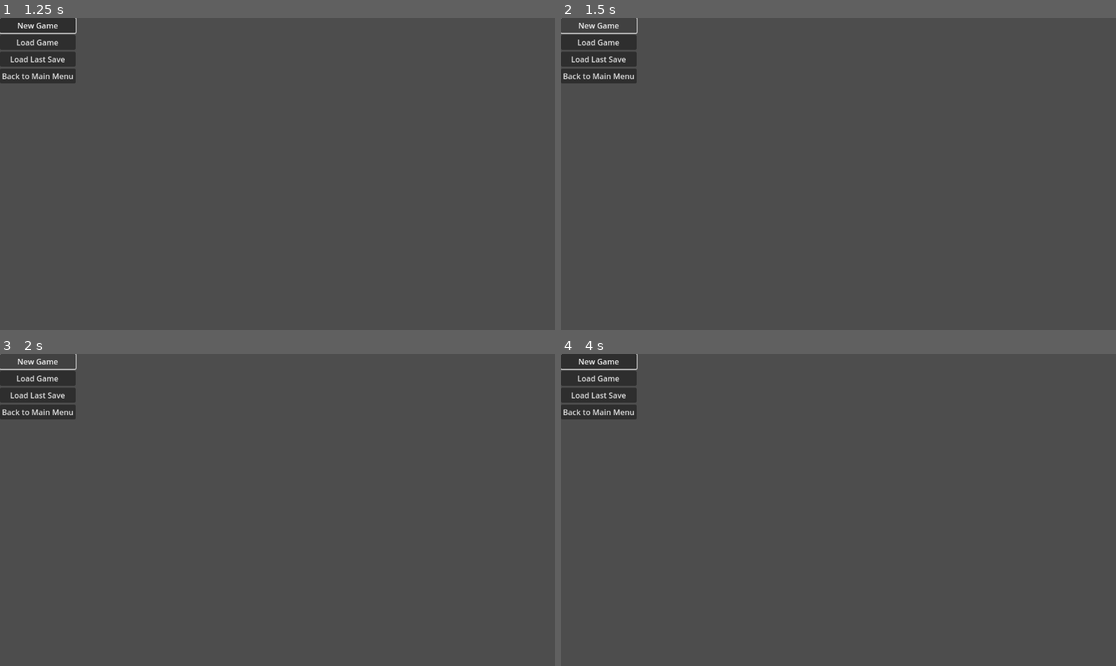
Above: before the commit, frames 1-4 (two rows, left to right).
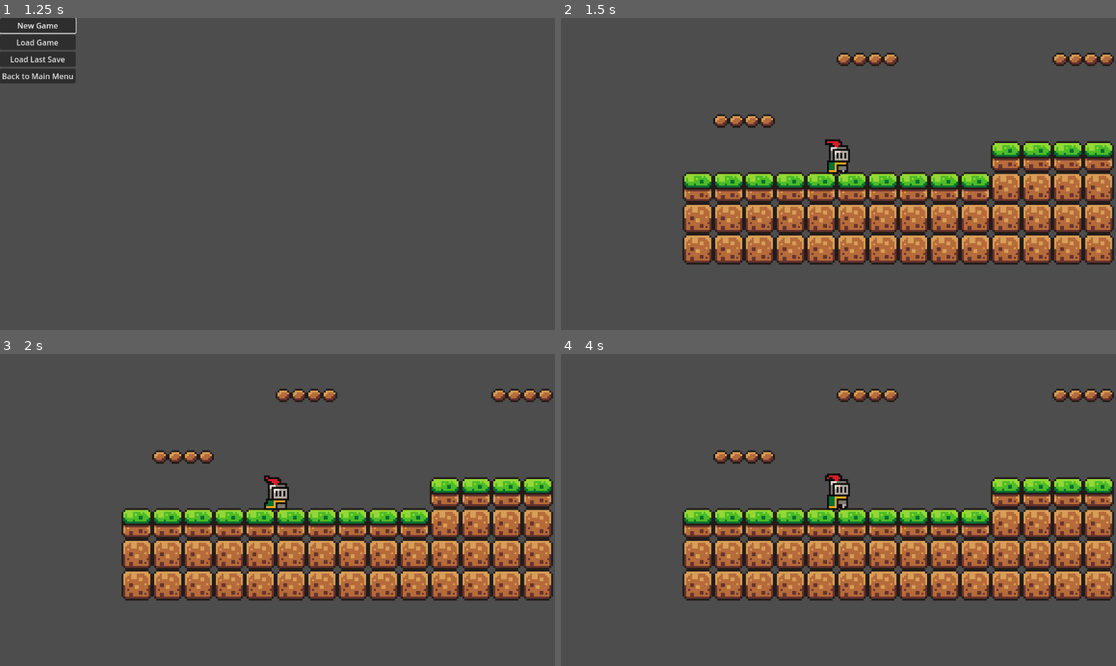
Above: after the commit, the same moments.

Repository: JamesAnderson30/TheDig
Game: Godot game, scene res://main.tscn
The game is run twice, just before and just after one commit, with the same random seed, the same clock (stepped at 60 frames per second) and the same inputs.
Inputs (mouse positions are in pixels of both pictures, inside the frame that each line leads up to):
- Up to frame 1 (1.25 s): click "Start" at 0.5 s
- Up to frame 2 (1.5 s): click "New Game" at 1.25 s
- Up to frame 3 (2 s): no input
- Up to frame 4 (4 s): click (599, 360) at 2 s, where only the run before the commit has a clickable "New Game"; click (599, 413) at 2.75 s, where only the run before the commit has a clickable "Back to Main Menu"; click (577, 360) at 3.5 s, where only the run before the commit has a clickable "Start"

Frame 1 is identical in both runs. In frame 2, 28% of the frame differs, in the area x 0-100%, y 0-80%; in frame 3, 28%; in frame 4, 28%.

Commit message:
Changed LevelHandler to be a singleton, prepared LevelHandler to emit a signal, made LevelHandler clean the root tree and remount new levels, cleaned up other code to use LevelHandler as a global now.

Diff:
--- /dev/null
+++ b/ActorRegister..gd
@@ -0,0 +1,16 @@
+extends Node
+
+
+# Called when the node enters the scene tree for the first time.
+func _ready() -> void:
+	await get_tree().process_frame  # Let the scene fully load
+	LevelHandler.connect("level_changed", _on_level_changed)
+	pass # Replace with function body.
+
+
+# Called every frame. 'delta' is the elapsed time since the previous frame.
+func _process(delta: float) -> void:
+	pass
+
+func _on_level_changed():
+	print("The level has changed!")
--- /dev/null
+++ b/Actors/enemy/enemyHandler.gd
@@ -0,0 +1 @@
+extends Object
--- a/Actors/player/player.gd
+++ b/Actors/player/player.gd
@@ -14,6 +14,10 @@
 	if Input.is_action_just_pressed("ui_accept") and is_on_floor():
 		velocity.y = JUMP_VELOCITY
 
+	# Pressing 'G' lets you manually trigger things for testing
+	if Input.is_action_just_pressed("debug_action"):
+		emit_signal("change_level")
+
 	# Get the input direction and handle the movement/deceleration.
 	# prolly replace UI default actions with our own custom ones..
 	var direction = Input.get_axis("ui_left", "ui_right")
--- a/World/LevelHandler.gd
+++ b/World/LevelHandler.gd
@@ -1,6 +1,14 @@
 extends Node
 
+signal level_changed
 
+var root_scene = null
+
+func init(mainRoot):
+	root_scene = mainRoot
+	print("Root Scene is: ", root_scene)
+	if(!root_scene):
+		print("LevelHandler cannot find main.gd")
 
 var level_list = {
 	# adding main menu to list, and defining "id" to use in first thing
@@ -25,8 +33,15 @@
 
 
 func loadLevel(level_id):
-	print("Level handler recieved call..")
+	print("Level handler recieved call: ", level_id)
+#	First, clean the root scene
+	for child in root_scene.get_children():
+		child.queue_free()
+
 	var levelScene = level_list[level_id]["scene"].instantiate()
+	print("LevelScene is : ", levelScene)
 
-	return levelScene
-	push_error("failed on loadLevel, could not find level ID in level list", % level_id)
+	if(!levelScene):
+		push_error("failed on loadLevel, could not find level ID in level list", % level_id)
+	else:
+		root_scene.add_child(levelScene)
--- a/World/Menus/MainMenu.gd
+++ b/World/Menus/MainMenu.gd
@@ -2,12 +2,6 @@
 
 @onready var new_game_menu = $NewGameMenu
 @onready var top_level_menu = $TopLevelMenu
-
-
-var LevelHandler = preload("res://World/LevelHandler.tscn")
-var levelHandler = LevelHandler.instantiate()
-
-
 
 func _ready():
 	new_game_menu.hide()
@@ -37,6 +31,7 @@
 
 
 func _on_new_game_pressed():
+	LevelHandler.loadLevel("testLevel")
 	pass # Replace with function body.
 
 
--- a/main.gd
+++ b/main.gd
@@ -1,11 +1,14 @@
 extends Node2D
 
-
-var LevelHandler = preload("res://World/LevelHandler.tscn")
-var levelHandler = LevelHandler.instantiate()
+# LevelHandler is now a global scene so you do not need to load it
+# to use it anymore
 
 
 
 func _ready():
-	var menuStart = levelHandler.loadLevel("mainMenu")
-	add_child(menuStart)
+#	I am passing main.gd's reference to LevelHandler
+#   This will allow level handler to clean main and reload new levels onto it
+#	Therefore, it's very important that the game gives control to LevelHandler
+	LevelHandler.init(self)
+
+	LevelHandler.loadLevel("mainMenu")
--- a/project.godot
+++ b/project.godot
@@ -14,6 +14,11 @@
 run/main_scene="uid://47prpacp6078"
 config/features=PackedStringArray("4.4", "Forward Plus")
 config/icon="res://icon.svg"
+
+[autoload]
+
+ActorRegister="*res://ActorRegister..gd"
+LevelHandler="*res://World/LevelHandler.gd"
 
 [input]
 
@@ -49,6 +54,11 @@
 , Object(InputEventKey,"resource_local_to_scene":false,"resource_name":"","device":-1,"window_id":0,"alt_pressed":false …(183 unchanged characters)…
 ]
 }
+debug_action={
+"deadzone": 0.2,
+"events": [Object(InputEventKey,"resource_local_to_scene":false,"resource_name":"","device":0,"window_id":0,"alt_pressed":false,"shift_pressed":false,"ctrl_pressed":false,"meta_pressed":false,"pressed":false,"keycode":0,"physical_keycode":71,"key_label":0,"unicode":0,"location":0,"echo":false,"script":null)
+]
+}
 
 [rendering]
 
Not shown, added: ActorRegister..gd.uid
Not shown, added: Actors/enemy/enemyHandler.gd.uid
